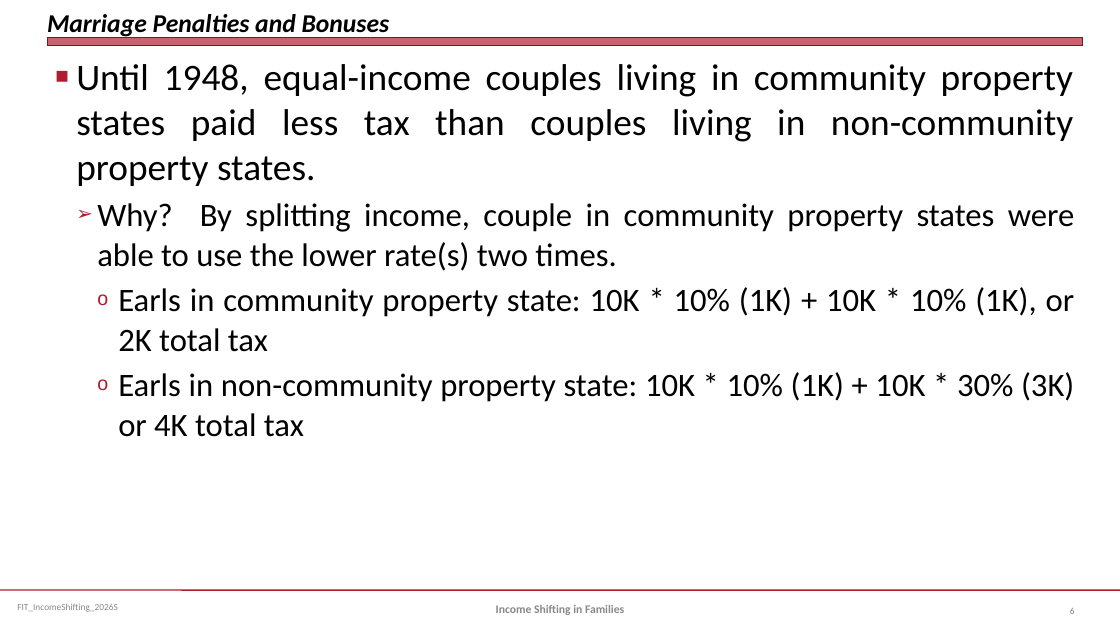
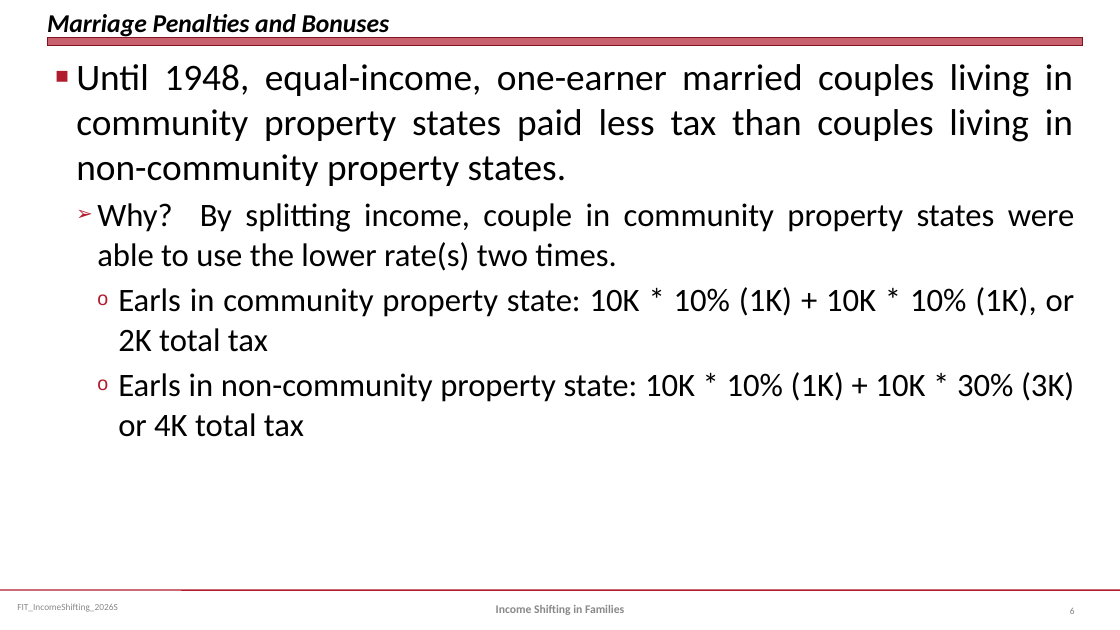
Before and after one commit to jmc877/Fed-Income-Tax, a slide deck: slide 6 of slides/FIT_IncomeShifting_2026S.pptx. Drawn at 1120x630 pixels with LibreOffice and Linux fonts; fonts in the diff are those of the drawing. Boxes give left, top, right and bottom in pixels: in the first picture for what was removed or moved away, otherwise in the second. Text is boxed around its words. In the diff, an @@ line names an element or a change of style, - is before the commit and + after.

```diff
--- a/slides/FIT_IncomeShifting_2026S.pptx
+++ b/slides/FIT_IncomeShifting_2026S.pptx
@@ text at [76, 64, 1073, 186]: text changed @@
-■ Until 1948, equal-income couples living in community property states paid less tax than couples living in non-community property states.
+■ Until 1948, equal-income, one-earner married couples living in community property states paid less tax than couples living in non-community property states.
```
Also in this commit, not shown: 1 other slide changed, 2 other files.
